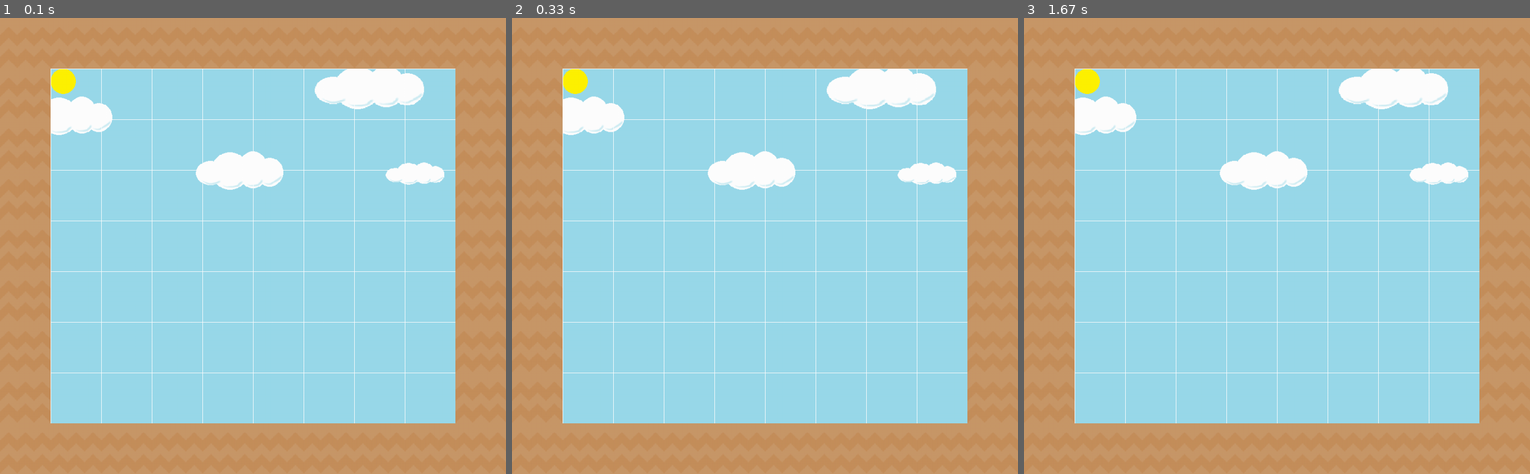
Above: before the commit, frames 1-3 (left to right).
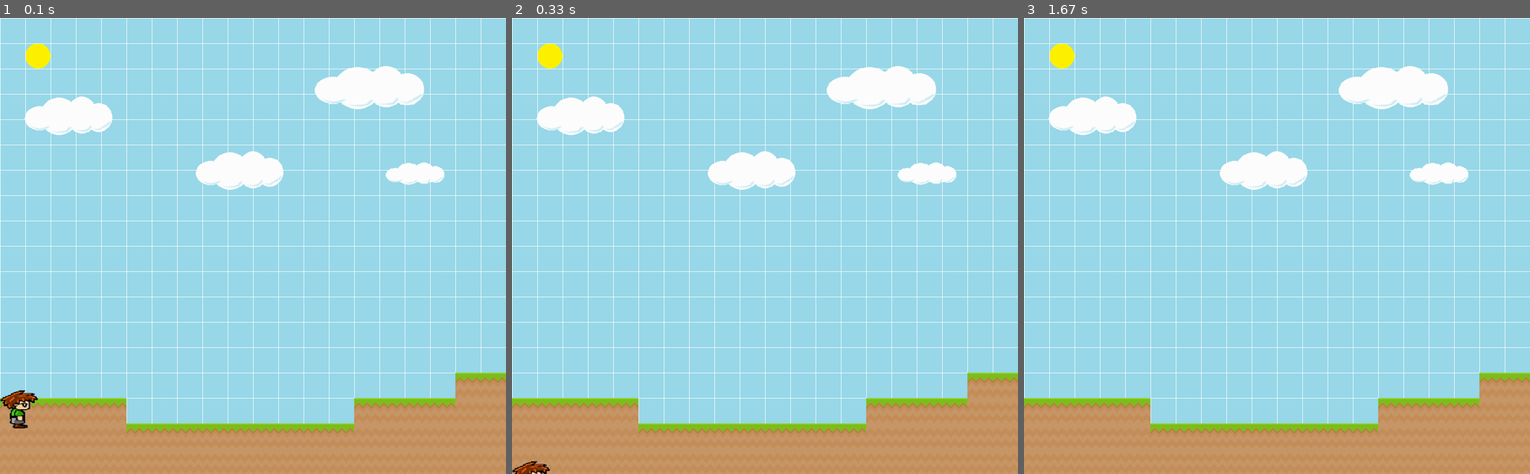
Above: after the commit, the same moments.

Repository: Blakley/Pygame-Platformer
Game: pygame game, started from scripts/main.py
The game is run twice, just before and just after one commit, with the same random seed, the same clock (stepped at 60 frames per second) and the same inputs.
Inputs:
- Up to frame 1 (0.1 s): no input
- Up to frame 2 (0.33 s): no input
- Up to frame 3 (1.67 s): hold D 0.33-0.8 s; hold W 0.83-1.3 s

The runs differ from the first frame. In frame 1, 30% of the frame differs, in the area x 0-100%, y 0-92%; in frame 2, 30%; in frame 3, 30%.

Commit message:
added more game assets created more class structures changed game resolution

Diff:
--- /dev/null
+++ b/scripts/editor.py
@@ -0,0 +1,2 @@
+def level_editor():
+	print("")
--- a/scripts/main.py
+++ b/scripts/main.py
@@ -7,14 +7,59 @@
 
 #
 class Player():
-	def __init__(self, x, y):
-		print("")
+	def __init__(self, x, y, screen):
+		self.load_assets()
+		self.screen = screen
+		self.x = x
+		self.y = y
+		self.vel_y = 0
+		self.jumped = False
+
+	# load all player assets
+	def load_assets(self):
+		self.p1 = pygame.image.load(settings.imgP[0])
+		self.p1 = pygame.transform.scale(self.p1, (settings.tile_size + 25, settings.tile_size + 25))
+		self.rect = self.p1.get_rect()
 
 	def collision(self):
 		print("")
 
-	def draw(self):
-		print("")
+	def draw_player(self):
+		dx = 0 # smooth movement
+		dy = 0
+
+		# controller handler
+		key = pygame.key.get_pressed()
+		if key[pygame.K_a]: # left
+			dx -= 5
+		if key[pygame.K_d]: # right
+			dx += 5
+		if key[pygame.K_w] and self.jumped == False: # jump
+			self.vel_y = -15
+			self.jumped = True
+		if key[pygame.K_w] == False:
+			self.jumped = False
+
+		# gravity check
+		self.vel_y += 1
+		if self.vel_y > 10:
+			self.vel_y = 10
+		dy += self.vel_y
+
+		# collision check
+
+		# update coordinates
+		self.x += dx
+		self.y += dy
+
+		# stop player from falling from bottom of screen (temp)
+		if self.rect.bottom > settings.h:
+			self.rect.bottom = settings.h
+			dy = 0
+
+		self.screen.blit(self.p1, (self.x, self.y))
+		# self.screen.blit(self.p1, self.rect)
+
 
 #
 class World():
@@ -31,7 +76,7 @@
 		self.bg1 = pygame.transform.scale(self.bg1, (settings.w, settings.h))
 		self.sun = pygame.image.load(settings.imgT[1]) # load sun
 		self.dirt = pygame.image.load(settings.imgT[4]) # load dirt
-
+		self.grassMid = pygame.image.load(settings.imgT[19]) # mid grass asset
 
 	# setup images and tile data
 	def setup_data(self):
@@ -39,7 +84,14 @@
 		for r in settings.data:
 			col = 0
 			for tile in r:
-				if (tile == 1): # grass_tile ID
+				if (tile == 1): # grass ID
+					img = pygame.transform.scale(self.grassMid, (settings.tile_size, settings.tile_size))
+					img_rect = img.get_rect()
+					img_rect.x = col * settings.tile_size
+					img_rect.y = row * settings.tile_size
+					tile = (img, img_rect)
+					self.tiles.append(tile)
+				if (tile == 2): # dirt ID
 					img = pygame.transform.scale(self.dirt, (settings.tile_size, settings.tile_size))
 					img_rect = img.get_rect()
 					img_rect.x = col * settings.tile_size
@@ -58,10 +110,10 @@
 	# draw the world assets
 	def draw_world(self):
 		self.screen.blit(self.bg1, (0, 0))
-		self.screen.blit(self.sun, (100, 100))
+		self.screen.blit(self.sun, (50, 50))
 
 	# draws the world data from the tiles we created
-	def draw(self):
+	def draw_tiles(self):
 		for tile in self.tiles:
 			self.screen.blit(tile[0], tile[1]) # draw the (img, img_rect)
 
@@ -77,12 +129,14 @@
 
 	def start(self):
 		world = World(self.screen)
+		player = Player(0, 680, self.screen)
 		run = True
 		while(run):
 			# draw game content
 			world.draw_world()
 			world.draw_grid()
-			world.draw()
+			world.draw_tiles()
+			player.draw_player()
 
 			for event in pygame.event.get():
 				if event.type == pygame.QUIT:
--- a/scripts/settings.py
+++ b/scripts/settings.py
@@ -3,49 +3,58 @@
 h = 900; # screen height
 
 # -- game variables --
-tile_size = 100
+tile_size = 50
 
 
 # -- world tile data --
 
-# 9 x 10
+# 18 x 20, test stage data
 data = [
-	[1,1,1,1,1,1,1,1,1,1],
-	[1,0,0,0,0,0,0,0,0,1],
-	[1,0,0,0,0,0,0,0,0,1],
-	[1,0,0,0,0,0,0,0,0,1],
-	[1,0,0,0,0,0,0,0,0,1],
-	[1,0,0,0,0,0,0,0,0,1],
-	[1,0,0,0,0,0,0,0,0,1],
-	[1,0,0,0,0,0,0,0,0,1],
-	[1,1,1,1,1,1,1,1,1,1]
+	[0, 0, 0, 0, 0, 0, 0, 0, 0, 0, 0, 0, 0, 0, 0, 0, 0, 0, 0, 0],
+	[0, 0, 0, 0, 0, 0, 0, 0, 0, 0, 0, 0, 0, 0, 0, 0, 0, 0, 0, 0],
+	[0, 0, 0, 0, 0, 0, 0, 0, 0, 0, 0, 0, 0, 0, 0, 0, 0, 0, 0, 0],
+	[0, 0, 0, 0, 0, 0, 0, 0, 0, 0, 0, 0, 0, 0, 0, 0, 0, 0, 0, 0],
+	[0, 0, 0, 0, 0, 0, 0, 0, 0, 0, 0, 0, 0, 0, 0, 0, 0, 0, 0, 0],
+	[0, 0, 0, 0, 0, 0, 0, 0, 0, 0, 0, 0, 0, 0, 0, 0, 0, 0, 0, 0],
+	[0, 0, 0, 0, 0, 0, 0, 0, 0, 0, 0, 0, 0, 0, 0, 0, 0, 0, 0, 0],
+	[0, 0, 0, 0, 0, 0, 0, 0, 0, 0, 0, 0, 0, 0, 0, 0, 0, 0, 0, 0],
+	[0, 0, 0, 0, 0, 0, 0, 0, 0, 0, 0, 0, 0, 0, 0, 0, 0, 0, 0, 0],
+	[0, 0, 0, 0, 0, 0, 0, 0, 0, 0, 0, 0, 0, 0, 0, 0, 0, 0, 0, 0],
+	[0, 0, 0, 0, 0, 0, 0, 0, 0, 0, 0, 0, 0, 0, 0, 0, 0, 0, 0, 0],
+	[0, 0, 0, 0, 0, 0, 0, 0, 0, 0, 0, 0, 0, 0, 0, 0, 0, 0, 0, 0],
+	[0, 0, 0, 0, 0, 0, 0, 0, 0, 0, 0, 0, 0, 0, 0, 0, 0, 0, 0, 0],
+	[0, 0, 0, 0, 0, 0, 0, 0, 0, 0, 0, 0, 0, 0, 0, 0, 0, 0, 0, 0],
+	[0, 0, 0, 0, 0, 0, 0, 0, 0, 0, 0, 0, 0, 0, 0, 0, 0, 0, 1, 1],
+	[1, 1, 1, 1, 1, 0, 0, 0, 0, 0, 0, 0, 0, 0, 1, 1, 1, 1, 2, 2],
+	[2, 2, 2, 2, 2, 1, 1, 1, 1, 1, 1, 1, 1, 1, 2, 2, 2, 2, 2, 2],
+	[2, 2, 2, 2, 2, 2, 2, 2, 2, 2, 2, 2, 2, 2, 2, 2, 2, 2, 2, 2]
 ]
 
 # image tile locations
 imgT = [
-	'../assets/Tiles/bg_1.png',
-	'../assets/Tiles/sun.png',
-	'../assets/Tiles/bg_2.png',
-	'../assets/Tiles/grass.png',
-	'../assets/Tiles/grassCenter.png',
-	'../assets/Tiles/grassCenter_rounded.png',
-	'../assets/Tiles/grassCliffLeft.png',
-	'../assets/Tiles/grassCliffLeftAlt.png',
-	'../assets/Tiles/grassCliffRight.png',
-	'../assets/Tiles/grassCliffRightAlt.png',
-	'../assets/Tiles/grassHalf.png',
-	'../assets/Tiles/grassHalfLeft.png',
-	'../assets/Tiles/grassHalfMid.png',
-	'../assets/Tiles/grassHalfRight.png',
-	'../assets/Tiles/grassHillLeft.png',
-	'../assets/Tiles/grassHillLeft2.png',
-	'../assets/Tiles/grassHillRight.png',
-	'../assets/Tiles/grassHillRight2.png',
-	'../assets/Tiles/grassLeft.png',
-	'../assets/Tiles/grassMid.png',
-	'../assets/Tiles/grassRight.png',
-	'../assets/Tiles/bridge.png',
-	'../assets/Tiles/bridgeLogs.png'
+	'../assets/Tiles/bg_1.png',						# 0
+	'../assets/Tiles/sun.png',						# 1
+	'../assets/Tiles/bg_2.png',						# 2
+	'../assets/Tiles/grass.png',					# 3
+	'../assets/Tiles/grassCenter.png',				# 4
+	'../assets/Tiles/grassCenter_rounded.png',		# 5
+	'../assets/Tiles/grassCliffLeft.png',			# 6
+	'../assets/Tiles/grassCliffLeftAlt.png',		# 7
+	'../assets/Tiles/grassCliffRight.png',			# 8
+	'../assets/Tiles/grassCliffRightAlt.png',		# 9
+	'../assets/Tiles/grassHalf.png',				# 10
+	'../assets/Tiles/grassHalfLeft.png',			# 11
+	'../assets/Tiles/grassHalfMid.png',				# 12
+	'../assets/Tiles/grassHalfRight.png',			# 13
+	'../assets/Tiles/grassHillLeft.png',			# 14
+	'../assets/Tiles/grassHillLeft2.png',			# 15
+	'../assets/Tiles/grassHillRight.png',			# 16
+	'../assets/Tiles/grassHillRight2.png',			# 17
+	'../assets/Tiles/grassLeft.png',				# 18
+	'../assets/Tiles/grassMid.png',					# 19
+	'../assets/Tiles/grassRight.png',				# 20
+	'../assets/Tiles/bridge.png',					# 21
+	'../assets/Tiles/bridgeLogs.png'				# 22
 ]
 
 # image items locations
@@ -57,11 +66,11 @@
 	'../assets/.png'
 ]
 
-# image player locations
+
+# image player locations, test player
 imgP = [
-	'../assets/.png',
-	'../assets/.png',
-	'../assets/.png',
-	'../assets/.png',
-	'../assets/.png'
+	'../assets/Player/guy1.png',
+	'../assets/Player/guy2.png',
+	'../assets/Player/guy3.png',
+	'../assets/Player/guy4.png'
 ]
Binary file added: assets/Player/guy1.png
Binary file added: assets/Player/guy2.png
Binary file added: assets/Player/guy3.png
Binary file added: assets/Player/guy4.png
